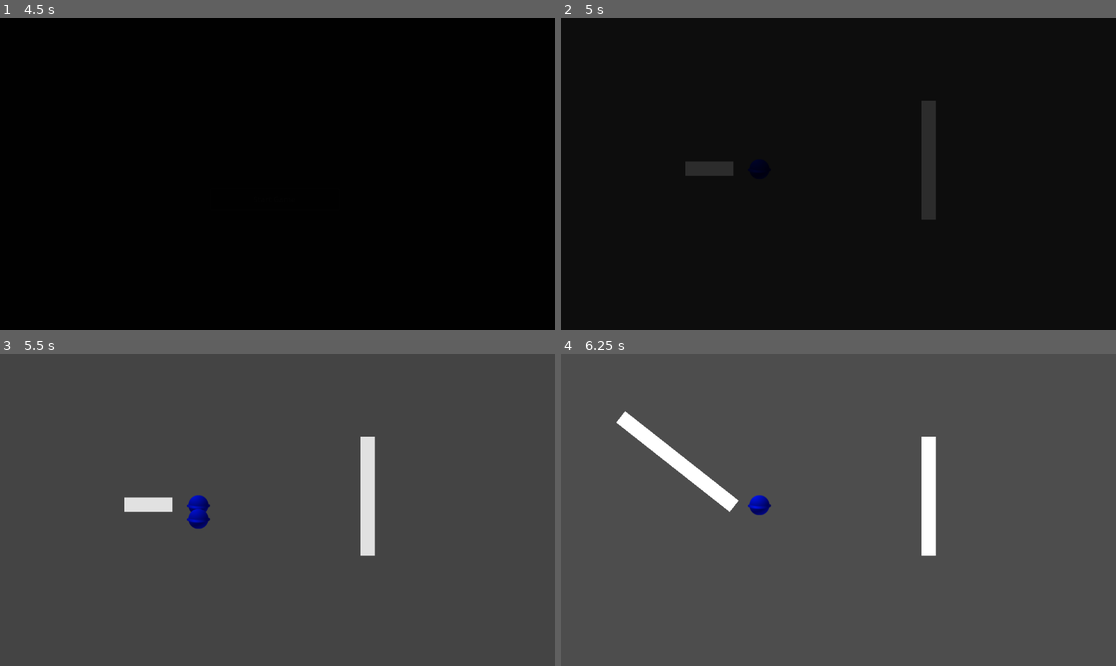
Above: before the commit, frames 1-4 (two rows, left to right).
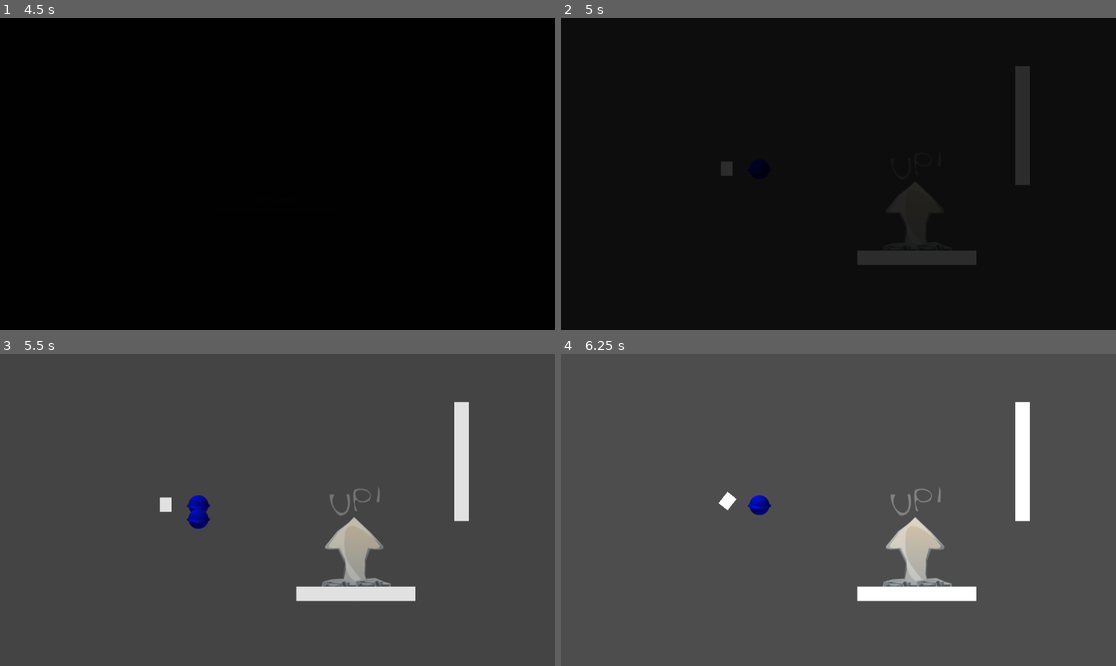
Above: after the commit, the same moments.

Repository: UpForDebate/BrackeysJam-2025
Game: Godot game, scene res://scenes/game_controller.tscn
Two runs of this game, one before a commit and one after it. Both use one fixed random seed, a clock stepped at 60 frames per second and the inputs below.
Inputs (mouse positions are in pixels of both pictures, inside the frame that each line leads up to):
- Up to frame 1 (4.5 s): tap Enter at 0.5 s; move the mouse to (399, 158) at 0.52 s; hold D 0.53-1.25 s; tap E at 0.6 s; click (399, 158) at 0.67 s; tap Space at 0.77 s; drag from (166, 189) to (249, 236) at 1.27 s; click "Play" at 2 s; click "Play" at 2.75 s; click "Start Game" at 3.5 s; click "Start Game" at 4.25 s
- Up to frame 2 (5 s): no input
- Up to frame 3 (5.5 s): move the mouse to (333, 441) at 5.02 s; hold D from 5.03 s (still down); tap E at 5.1 s; click (333, 441) at 5.17 s
- Up to frame 4 (6.25 s): release D at 5.75 s; drag from (810, 572) to (672, 463) at 5.77 s

Frame 1 is identical in both runs. In frame 2, 3.1% of the frame differs, in the area x 22-85%, y 15-80%; in frame 3, 4.5%; in frame 4, 5.4%, in the area x 10-85%, y 15-80%.

Commit message:
Bounce pad implemented
- Fisga agora faz tween para voltar ao tamanho normal
- Bounce pad pode ajudar o vector de velocidade e multiplicador de força-

Diff:
--- a/resources/prefabs/ball.tscn
+++ b/resources/prefabs/ball.tscn
@@ -9,8 +9,9 @@
 radius = 20.025
 
 [node name="RigidBody2D" type="RigidBody2D"]
-mass = 0.05
+mass = 0.5
 physics_material_override = SubResource("PhysicsMaterial_0ygd5")
+metadata/isPlayer = true
 
 [node name="Sprite2D" type="Sprite2D" parent="."]
 texture = ExtResource("1_0ygd5")
--- /dev/null
+++ b/resources/prefabs/wall.tscn
@@ -0,0 +1,26 @@
+[gd_scene load_steps=4 format=3 uid="uid://b62sqqcrowjie"]
+
+[ext_resource type="Texture2D" uid="uid://bh5uc6qbtka6x" path="res://resources/sprites/slingshot/placeholder.png" id="1_p7o16"]
+
+[sub_resource type="PhysicsMaterial" id="PhysicsMaterial_yiytm"]
+rough = true
+absorbent = true
+
+[sub_resource type="RectangleShape2D" id="RectangleShape2D_yiytm"]
+size = Vector2(244.875, 32.5002)
+
+[node name="Obstacle" type="RigidBody2D"]
+physics_material_override = SubResource("PhysicsMaterial_yiytm")
+can_sleep = false
+freeze = true
+
+[node name="Placeholder" type="Sprite2D" parent="."]
+rotation = 1.5708
+scale = Vector2(2.47, 1)
+texture = ExtResource("1_p7o16")
+offset = Vector2(49.7975, -15.5005)
+
+[node name="CollisionShape2D" type="CollisionShape2D" parent="."]
+position = Vector2(14.7499, 123.563)
+rotation = 1.5708
+shape = SubResource("RectangleShape2D_yiytm")
--- /dev/null
+++ b/resources/sprites/obstacles/pad.tscn
@@ -0,0 +1,19 @@
+[gd_scene load_steps=4 format=3 uid="uid://ddgsdjkeksl82"]
+
+[ext_resource type="Texture2D" uid="uid://c2px0l6vdfum0" path="res://resources/sprites/obstacles/pad.png" id="1_yt04k"]
+[ext_resource type="Script" uid="uid://c1r18rewayv5m" path="res://scenes/game_scenes/pad.gd" id="2_d13qa"]
+
+[sub_resource type="RectangleShape2D" id="RectangleShape2D_ff2ft"]
+size = Vector2(145, 15)
+
+[node name="Pad" type="Sprite2D"]
+texture = ExtResource("1_yt04k")
+script = ExtResource("2_d13qa")
+bounce_force = Vector2(0, -100)
+
+[node name="Area2D" type="Area2D" parent="."]
+position = Vector2(-71, 71)
+
+[node name="CollisionShape2D" type="CollisionShape2D" parent="Area2D"]
+position = Vector2(75, 8)
+shape = SubResource("RectangleShape2D_ff2ft")
--- /dev/null
+++ b/scenes/game_scenes/bounce_pad.gd
@@ -0,0 +1,6 @@
+extends RigidBody2D
+
+@export var bounce_force: Vector2 = Vector2(0, -600)  # upwards by default
+
+func _on_rigid_body_2d_input_event(viewport: Node, event: InputEvent, shape_idx: int) -> void:
+	pass # Replace with function body.
--- a/scenes/game_scenes/first_level.tscn
+++ b/scenes/game_scenes/first_level.tscn
@@ -4,41 +4,34 @@
 [ext_resource type="Script" uid="uid://cq3jy682c4so8" path="res://scenes/game_scenes/slingshot.gd" id="2_qep1h"]
 [ext_resource type="PackedScene" uid="uid://87wmj0jocvvc" path="res://resources/prefabs/ball.tscn" id="3_qep1h"]
 [ext_resource type="Texture2D" uid="uid://nv1cayn2nkfd" path="res://resources/sprites/character/balls.png" id="4_yiytm"]
-
-[sub_resource type="PhysicsMaterial" id="PhysicsMaterial_yiytm"]
-rough = true
-absorbent = true
-
-[sub_resource type="RectangleShape2D" id="RectangleShape2D_yiytm"]
-size = Vector2(237.5, 27)
+[ext_resource type="PackedScene" uid="uid://b62sqqcrowjie" path="res://resources/prefabs/wall.tscn" id="5_s7feg"]
+[ext_resource type="PackedScene" uid="uid://ddgsdjkeksl82" path="res://resources/sprites/obstacles/pad.tscn" id="6_m8mph"]
 
 [node name="FirstLevel" type="Node2D"]
 
 [node name="Slingshot" type="Sprite2D" parent="." node_paths=PackedStringArray("spawn_point")]
 position = Vector2(356, 311)
+scale = Vector2(0.240001, 1)
 texture = ExtResource("1_ua0nc")
 centered = false
 offset = Vector2(-98, -13)
 script = ExtResource("2_qep1h")
 projectile_scene = ExtResource("3_qep1h")
-spawn_point = NodePath("../Sprite2D")
+spawn_point = NodePath("../Ball Position")
+bounce_time = 1.0
 
-[node name="Sprite2D" type="Sprite2D" parent="."]
+[node name="Ball Position" type="Sprite2D" parent="."]
 position = Vector2(412, 314)
 texture = ExtResource("4_yiytm")
 
-[node name="Obstacle" type="RigidBody2D" parent="."]
-physics_material_override = SubResource("PhysicsMaterial_yiytm")
-can_sleep = false
-freeze = true
+[node name="Mapa" type="Node" parent="."]
 
-[node name="Placeholder" type="Sprite2D" parent="Obstacle"]
-position = Vector2(763.5, 296)
-rotation = 1.5708
-scale = Vector2(2.47, 1)
-texture = ExtResource("1_ua0nc")
+[node name="Obstacle" parent="Mapa" instance=ExtResource("5_s7feg")]
+position = Vector2(943, 101)
 
-[node name="CollisionShape2D" type="CollisionShape2D" parent="Obstacle"]
-position = Vector2(765.5, 294.25)
-rotation = 1.5708
-shape = SubResource("RectangleShape2D_yiytm")
+[node name="Obstacle2" parent="Mapa" instance=ExtResource("5_s7feg")]
+position = Vector2(616, 514)
+rotation = 4.71239
+
+[node name="Pad" parent="." instance=ExtResource("6_m8mph")]
+position = Vector2(735, 395)
--- /dev/null
+++ b/scenes/game_scenes/pad.gd
@@ -0,0 +1,18 @@
+extends Sprite2D
+
+@export var bounce_force: Vector2 = Vector2(0, -600)  # upwards by default
+@export var multiplier: float = 10.0
+
+func _ready():
+	$Area2D.body_entered.connect(_on_body_entered)
+
+func _on_body_entered(body: Node):
+	var bounce = bounce_force * multiplier
+	if body is RigidBody2D:
+		# Should check if it is player (maybe)
+		body.apply_impulse(bounce)
+	elif body.has_method("apply_central_impulse"):
+		body.apply_central_impulse(bounce)
+	elif "velocity" in body:
+		# If your player is a CharacterBody2D
+		body.velocity = bounce
--- a/scenes/game_scenes/slingshot.gd
+++ b/scenes/game_scenes/slingshot.gd
@@ -1,14 +1,26 @@
 extends Sprite2D
 
+# Slingshot max size
 @export var max_stretch: float = 300.0
+
+# Projectile prefab and force to launch it
 @export var projectile_scene: PackedScene
 @export var force_multiplier: float = 10.0  # tweak this for power
 @export var spawn_point: Node2D   # drag the SpawnPoint node in the Inspector
+
+# Rubber band effect after releasing slingshot
+@export var bounce_time: float = 0.2  # how fast it snaps back
+@export var bounce_ease: Tween.EaseType = Tween.EASE_OUT
+@export var bounce_trans: Tween.TransitionType = Tween.TRANS_BOUNCE
 
 var start_pos: Vector2
 var dragging: bool = false
 var pixel_width: float = texture.get_width() * scale.x
 var pixel_height: float = texture.get_height() * scale.y
+var original_scale: Vector2
+
+func _ready() -> void:
+	original_scale = scale
 
 func _launch_projectile():
 	var current_pos = get_global_mouse_position()
@@ -40,7 +52,8 @@
 				if dragging:
 					_launch_projectile()
 				dragging = false
-				scale = Vector2(1, 1) # reset scale if you want
+				_tween_back()
+
 	elif event is InputEventMouseMotion and dragging:
 		var current_pos = get_global_mouse_position()
 		var drag_vector = start_pos - current_pos
@@ -60,3 +73,10 @@
 
 		# Rotate to face the mouse drag
 		rotation = angle
+
+func _tween_back():
+	var tween = create_tween()
+	tween.tween_property(self, "scale", original_scale, bounce_time) \
+		.set_ease(bounce_ease).set_trans(bounce_trans)
+	tween.tween_property(self, "rotation", 0.0, bounce_time) \
+		.set_ease(bounce_ease).set_trans(bounce_trans)
Binary file added: resources/sprites/obstacles/pad.png
Not shown, added: resources/sprites/obstacles/pad.png.import
Binary file added: resources/sprites/obstacles/spikes.png
Not shown, added: resources/sprites/obstacles/spikes.png.import
Not shown, added: scenes/game_scenes/bounce_pad.gd.uid
Not shown, added: scenes/game_scenes/pad.gd.uid
